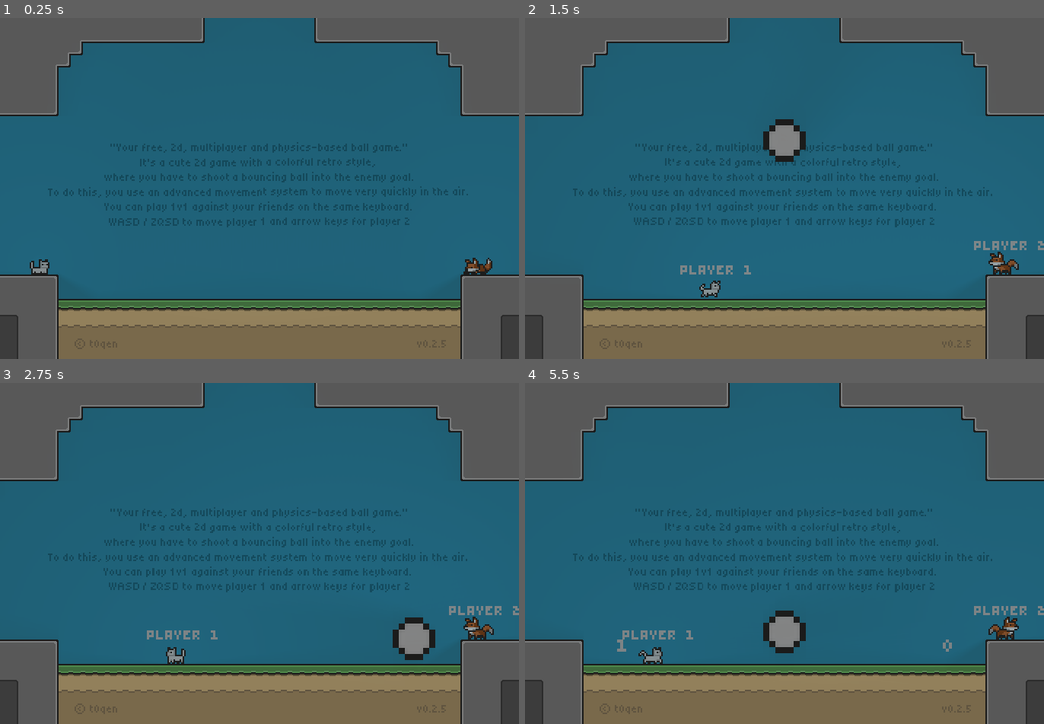
Above: before the commit, frames 1-4 (two rows, left to right).
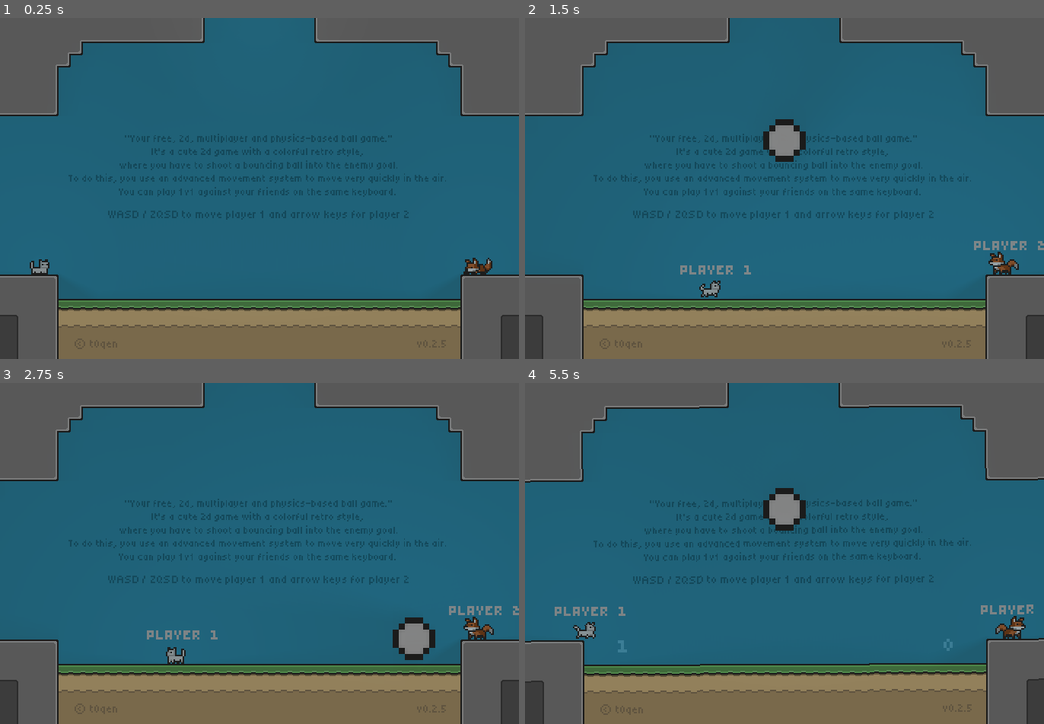
Above: after the commit, the same moments.

Repository: t0qen/juxtra-game
Game: Godot game, scene res://scenes/roots.tscn
Same seed, same stepped clock (60 frames per second), same inputs: the game is played once before the commit and once after it.
Inputs:
- Up to frame 1 (0.25 s): no input
- Up to frame 2 (1.5 s): hold D (move_right_1) from 0.53 s (still down); tap Tab (tab) at 0.6 s; tap Z (jump_1) at 0.77 s; tap X (dash_1) at 1.35 s
- Up to frame 3 (2.75 s): tap Z (jump_1) at 1.52 s; tap Tab (tab) at 1.55, 2.3 s; release D (move_right_1) at 2.03 s; hold Q (move_left_1) from 2.03 s (still down); tap Keypad 0 (dash_2) at 2.1 s
- Up to frame 4 (5.5 s): release Q (move_left_1) at 2.78 s; hold D (move_right_1) 2.78-4.28 s; tap Down (down_2) at 2.85 s; tap Z (jump_1) at 3.02, 3.77, 4.52 s; tap Tab (tab) at 3.05, 3.8, 4.55, 5.1 s; tap Left (move_left_2) at 3.6 s; hold Q (move_left_1) 4.28-5.03 s; tap Right (move_right_2) at 4.35 s; hold D (move_right_1) from 5.03 s (still down)

The runs differ from the first frame. In frame 1, 4.3% of the frame differs, in the area x 9-91%, y 33-62%; in frame 2, 4.1%; in frame 3, 4.2%; in frame 4, 8.8%, in the area x 0-100%, y 0-100%.

Commit message:
Improved lights in goals

Diff:
--- a/assets/fonts/pixel_config_1.tres
+++ b/assets/fonts/pixel_config_1.tres
@@ -5,7 +5,7 @@
 [resource]
 font = ExtResource("1_8d6e1")
 font_size = 32
-font_color = Color(0.831373, 0.831373, 0.831373, 1)
+font_color = Color(0.392157, 0.792157, 0.933333, 1)
 outline_color = Color(0.184314, 0.184314, 0.180392, 0)
 shadow_size = 0
 shadow_offset = Vector2(0, 0)
--- a/scenes/local_multi.tscn
+++ b/scenes/local_multi.tscn
@@ -504,7 +504,7 @@
 [sub_resource type="LabelSettings" id="LabelSettings_p8ruy"]
 font = ExtResource("6_p8ruy")
 font_size = 32
-font_color = Color(0.831373, 0.831373, 0.831373, 1)
+font_color = Color(0.393297, 0.792359, 0.932652, 1)
 outline_color = Color(0.184314, 0.184314, 0.180392, 1)
 shadow_size = 0
 
@@ -513,14 +513,21 @@
 font_size = 18
 font_color = Color(0.654902, 0.576471, 0.435294, 1)
 
+[sub_resource type="LabelSettings" id="LabelSettings_3q71m"]
+font = ExtResource("8_0kpru")
+font_size = 36
+font_color = Color(0.136512, 0.469742, 0.57694, 1)
+
 [sub_resource type="RectangleShape2D" id="RectangleShape2D_0kpru"]
 size = Vector2(528, 53)
 
-[node name="Local Multiplayer" type="Node2D" node_paths=PackedStringArray("tab_timer", "score_timer", "intro_text_timer")]
+[node name="Local Multiplayer" type="Node2D" node_paths=PackedStringArray("tab_timer", "score_timer", "intro_text_timer", "light_effect_goals_timer", "light_effect_timer_ball")]
 script = ExtResource("1_p8ruy")
 tab_timer = NodePath("Timers/TabTimer")
 score_timer = NodePath("Timers/ShowScore")
 intro_text_timer = NodePath("Timers/Text_intro")
+light_effect_goals_timer = NodePath("Timers/Light_effect_goals")
+light_effect_timer_ball = NodePath("Timers/Light_effects_spawn_ball")
 
 [node name="Level" type="Node2D" parent="."]
 
@@ -565,9 +572,9 @@
 scale = Vector2(1.68, 1.24)
 
 [node name="Light_goal" type="PointLight2D" parent="Goals"]
-visible = false
 position = Vector2(-264, -136)
-energy = 0.6
+enabled = false
+energy = 0.2
 shadow_color = Color(0, 0, 0, 1)
 shadow_filter = 2
 shadow_filter_smooth = 0.5
@@ -575,9 +582,9 @@
 texture = SubResource("GradientTexture2D_3q71m")
 
 [node name="Light_goal_2" type="PointLight2D" parent="Goals"]
-visible = false
 position = Vector2(264, -136)
-energy = 0.6
+enabled = false
+energy = 0.2
 shadow_color = Color(0, 0, 0, 1)
 shadow_filter = 2
 shadow_filter_smooth = 0.5
@@ -587,9 +594,9 @@
 [node name="Spawn" type="Node2D" parent="."]
 
 [node name="Light_spawn_ball" type="PointLight2D" parent="Spawn"]
-visible = false
 position = Vector2(0, -272)
-energy = 0.5
+enabled = false
+energy = 0.1
 shadow_color = Color(0, 0, 0, 1)
 shadow_filter = 2
 shadow_filter_smooth = 0.5
@@ -647,21 +654,30 @@
 anchor_left = 0.5
 anchor_right = 0.5
 anchor_bottom = 1.0
-offset_left = -619.0
-offset_top = -208.0
-offset_right = 496.0
-offset_bottom = -208.0
+offset_left = -592.0
+offset_top = -219.0
+offset_right = 523.0
+offset_bottom = -219.0
 grow_horizontal = 2
 grow_vertical = 2
-scale = Vector2(0.5, 0.5)
+scale = Vector2(0.45, 0.45)
 text = "\"Your free, 2d, multiplayer and physics-based ball game.\"
 It's a cute 2d game with a colorful retro style,
 where you have to shoot a bouncing ball into the enemy goal.
 To do this, you use an advanced movement system to move very quickly in the air.
 You can play 1v1 against your friends on the same keyboard.
-WASD / ZQSD to move player 1 and arrow keys for player 2"
+"
 label_settings = ExtResource("9_28ewj")
 horizontal_alignment = 1
+
+[node name="Movements" type="Label" parent="UI"]
+offset_left = -199.0
+offset_top = -120.0
+offset_right = 595.0
+offset_bottom = -84.0
+scale = Vector2(0.5, 0.5)
+text = "WASD / ZQSD to move player 1 and arrow keys for player 2"
+label_settings = SubResource("LabelSettings_3q71m")
 
 [node name="Timers" type="Node" parent="."]
 
@@ -679,8 +695,15 @@
 wait_time = 45.0
 one_shot = true
 
-[node name="CanvasModulate" type="CanvasModulate" parent="."]
-color = Color(0.572988, 0.572988, 0.572988, 1)
+[node name="Light_effect_goals" type="Timer" parent="Timers"]
+process_callback = 0
+wait_time = 0.5
+one_shot = true
+
+[node name="Light_effects_spawn_ball" type="Timer" parent="Timers"]
+process_callback = 0
+wait_time = 0.75
+one_shot = true
 
 [node name="Propulsion_zone" type="Area2D" parent="." groups=["propulsion"]]
 
@@ -688,6 +711,9 @@
 position = Vector2(0, -26.5)
 shape = SubResource("RectangleShape2D_0kpru")
 debug_color = Color(0.76937, 0.321051, 0.781113, 0.42)
+
+[node name="CanvasModulate" type="CanvasModulate" parent="."]
+color = Color(0.572988, 0.572988, 0.572988, 1)
 
 [connection signal="area_entered" from="Goals/Goal2" to="." method="_on_goal_2_area_entered"]
 [connection signal="area_entered" from="Goals/Goal" to="." method="_on_goal_area_entered"]
@@ -695,3 +721,5 @@
 [connection signal="timeout" from="Timers/TabTimer" to="." method="_on_tab_timer_timeout"]
 [connection signal="timeout" from="Timers/ShowScore" to="." method="_on_show_score_timeout"]
 [connection signal="timeout" from="Timers/Text_intro" to="." method="_on_text_intro_timeout"]
+[connection signal="timeout" from="Timers/Light_effect_goals" to="." method="_on_light_effect_goals_timeout"]
+[connection signal="timeout" from="Timers/Light_effects_spawn_ball" to="." method="_on_light_effects_spawn_ball_timeout"]
--- a/scenes/scripts/local_multiplayer.gd
+++ b/scenes/scripts/local_multiplayer.gd
@@ -8,6 +8,8 @@
 @export var score_timer : Timer
 var score_timer_finished : bool = false
 @export var intro_text_timer : Timer
+@export var light_effect_goals_timer : Timer
+@export var light_effect_timer_ball : Timer
 
 @onready var respawn_ball_point = $Spawn/RespawnPoint
 @onready var player_2_spawn: Marker2D = $"Spawn/Player 2 spawn"
@@ -16,6 +18,10 @@
 @onready var player_1_score_text: Label = $UI/Player1Score
 @onready var player_2_score_text: Label = $UI/Player2Score
 @onready var intro_text: Label = $UI/Intro_text
+@onready var light_goal: PointLight2D = $Goals/Light_goal
+@onready var light_goal_2: PointLight2D = $Goals/Light_goal_2
+@onready var light_spawn_ball: PointLight2D = $Spawn/Light_spawn_ball
+@onready var movements_text: Label = $UI/Movements
 
 # Goal camera effect
 @export var goal_intensity : float = 0.7
@@ -69,6 +75,8 @@
 
 
 func spawn_ball():
+	light_spawn_ball.enabled = true
+	light_effect_timer_ball.start()
 	current_ball = ball.instantiate()
 	current_ball.global_position = respawn_ball_point.global_position
 	add_child(current_ball)
@@ -76,24 +84,26 @@
 func _on_goal_2_area_entered(area: Area2D) -> void:
 	if area.is_in_group("ball"):
 		print("ball in right goal")
-		current_ball.queue_free()
-		respawn_players()
-		spawn_ball()
 		player_1.camera_shake(goal_intensity, goal_duration, goal_direction)
 		player_1_score = player_1_score+1
 		show_score()
 		score_timer.start()
+		current_ball.queue_free()
+		light_goal_2.enabled = true
+
+		light_effect_goals_timer.start()
 
 func _on_goal_area_entered(area: Area2D) -> void:
 	if area.is_in_group("ball"):
 		print("ball in left goal")
-		current_ball.queue_free()
-		respawn_players()
-		spawn_ball()
 		player_1.camera_shake(goal_intensity, goal_duration, goal_direction)
 		player_2_score = player_2_score+1
 		show_score()
 		score_timer.start()
+		current_ball.queue_free()
+		light_goal.enabled = true
+
+		light_effect_goals_timer.start()
 
 func set_game_mode(mode : game_mode):
 	current_game_mode = mode
@@ -146,3 +156,13 @@
 
 func _on_text_intro_timeout() -> void:
 	intro_text.hide()
+	movements_text.hide()
+
+func _on_light_effects_spawn_ball_timeout() -> void:
+	light_spawn_ball.enabled = false
+
+func _on_light_effect_goals_timeout() -> void:
+	light_goal.enabled = false
+	light_goal_2.enabled = false
+	respawn_players()
+	spawn_ball()
Not shown: 1 places in scenes/local_multi.tscn that only renumber resources
